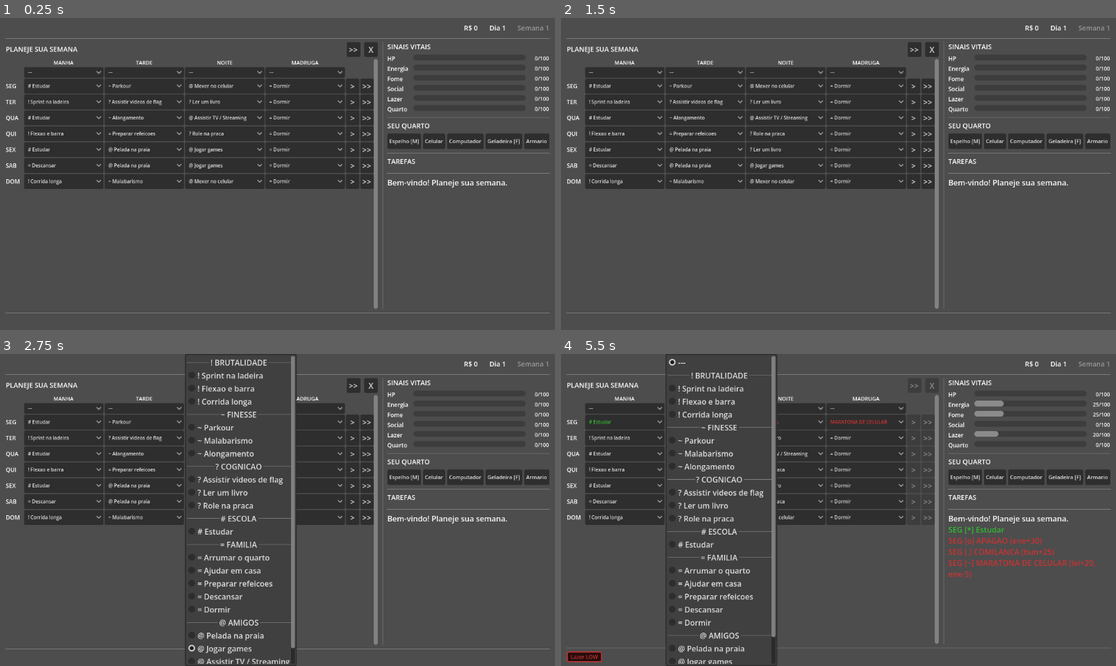
Above: before the commit, frames 1-4 (two rows, left to right).
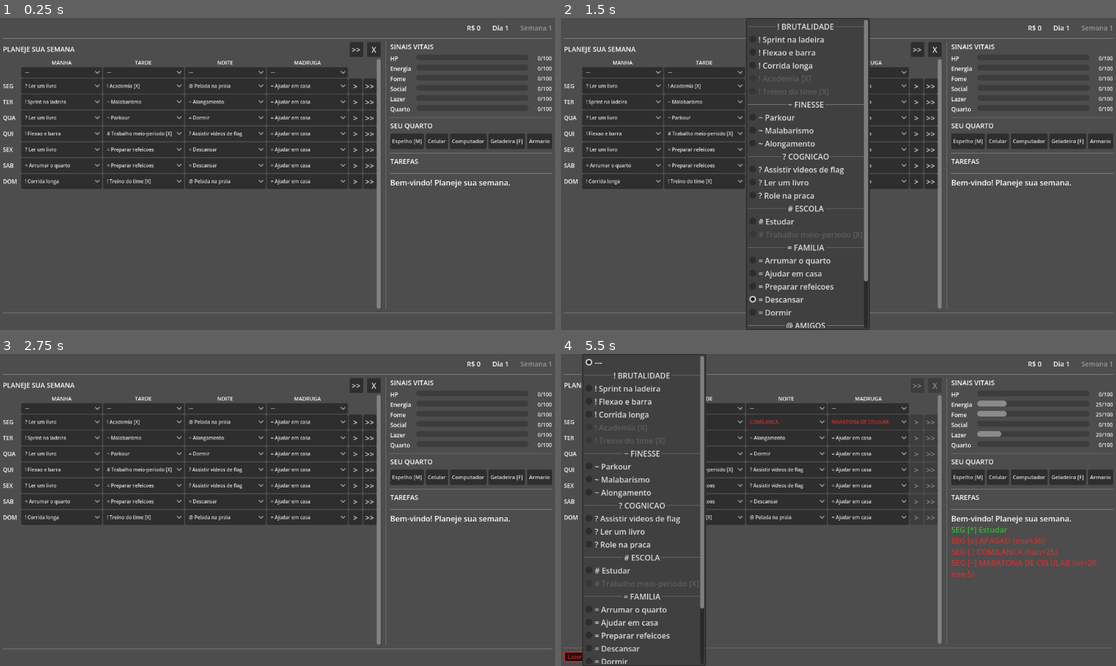
Above: after the commit, the same moments.

Repository: Slaxis/FlagFootballManager
Game: Godot game, scene res://game/modules/brasil_2026/ui/player_home/player_home.tscn
The game is run twice, just before and just after one commit, with the same random seed, the same clock (stepped at 60 frames per second) and the same inputs. This scene is started directly instead of the project's main scene.
Inputs (mouse positions are in pixels of both pictures, inside the frame that each line leads up to):
- Up to frame 1 (0.25 s): no input
- Up to frame 2 (1.5 s): click (783, 149) at 0.5 s, where only the run before the commit has a clickable "@ Jogar games"; click (783, 149) at 1.25 s, where only the run before the commit has a clickable "@ Jogar games"
- Up to frame 3 (2.75 s): click (222, 500) at 2 s, where only the run before the commit has a clickable "@ Jogar games"
- Up to frame 4 (5.5 s): click (783, 500) at 2.75 s, where only the run before the commit has a clickable "@ Jogar games"; click ">>" at 3.5 s; click "---" at 4.25 s; click "---" at 5 s

The runs differ from the first frame. In frame 1, 5.3% of the frame differs, in the area x 0-100%, y 2-95%; in frame 2, 8.2%; in frame 3, 8.5%; in frame 4, 11%, in the area x 0-100%, y 0-100%.

Commit message:
feat: activity lock/unlock system with requires field
Activities can now have a "requires" field checked at runtime:
- min_age / max_age: player age check
- has_item: inventory item check
- has_team: must be on a team
- week_range: [min, max] week window

Locked activities show [X] suffix, are disabled in dropdown, with
tooltip explaining the lock reason.

Added locked activities as examples:
- Part-time Job: requires min_age 16
- Gym: requires gym_membership item
- Team Practice: requires has_team

Co-Authored-By: Claude Opus 4.6 (1M context) <noreply@anthropic.com>

Diff:
--- a/game/defs/activity.gd
+++ b/game/defs/activity.gd
@@ -86,3 +86,33 @@
 
 func get_category(cat_id: String) -> Dictionary:
 	return _cat_index.get(cat_id.strip_edges().to_lower(), {})
+
+# Check if player meets activity requirements. Returns "" if ok, or reason string if locked.
+static func check_requires(act: Dictionary, session: Dictionary) -> String:
+	var req: Variant = act.get("requires", null)
+	if req == null or not req is Dictionary:
+		return ""
+	var r: Dictionary = req as Dictionary
+	if r.has("min_age"):
+		var age: int = int(session.get("player_age", 0))
+		if age < int(r["min_age"]):
+			return I18n.text({"pt": "Idade minima: " + str(r["min_age"]), "en": "Min age: " + str(r["min_age"])})
+	if r.has("max_age"):
+		var age: int = int(session.get("player_age", 99))
+		if age > int(r["max_age"]):
+			return I18n.text({"pt": "Idade maxima: " + str(r["max_age"]), "en": "Max age: " + str(r["max_age"])})
+	if r.has("has_item"):
+		var items: Array = session.get("inventory", [])
+		var needed: String = String(r["has_item"])
+		if not items.has(needed):
+			return I18n.text({"pt": "Requer: " + needed, "en": "Requires: " + needed})
+	if r.has("has_team"):
+		var team_id: String = String(session.get("team_id", ""))
+		if team_id == "":
+			return I18n.text({"pt": "Requer time", "en": "Requires a team"})
+	if r.has("week_range"):
+		var week: int = int(session.get("week", 1))
+		var wr: Array = r["week_range"]
+		if wr.size() >= 2 and (week < int(wr[0]) or week > int(wr[1])):
+			return I18n.text({"pt": "Semanas " + str(wr[0]) + "-" + str(wr[1]), "en": "Weeks " + str(wr[0]) + "-" + str(wr[1])})
+	return ""
--- a/game/defs/activity.json
+++ b/game/defs/activity.json
@@ -238,6 +238,42 @@
       "slot_modifiers": {"morning": 1.0, "afternoon": 1.0, "night": 1.0, "late_night": 1.0}
     },
     {
+      "id": "work_parttime",
+      "name": {"pt": "Trabalho meio-periodo", "en": "Part-time Job"},
+      "desc": {"pt": "Ganhar uma grana. Cansa mas paga as contas", "en": "Earn some cash. Tiring but pays the bills"},
+      "category": "school",
+      "requires": {"min_age": 16},
+      "slots": ["morning", "afternoon", "night", "late_night"],
+      "effects": {"energy": -20, "hunger": -10, "social": 5},
+      "money": 50,
+      "slot_modifiers": {"morning": 1.0, "afternoon": 1.0, "night": 0.8, "late_night": 0.3}
+    },
+    {
+      "id": "gym",
+      "name": {"pt": "Academia", "en": "Gym"},
+      "desc": {"pt": "Musculacao pesada, equipamentos profissionais", "en": "Heavy lifting, professional equipment"},
+      "category": "brutality",
+      "requires": {"has_item": "gym_membership"},
+      "slots": ["morning", "afternoon", "night", "late_night"],
+      "effects": {"energy": -22, "hunger": -15},
+      "slot_modifiers": {"morning": 1.2, "afternoon": 1.0, "night": 0.8, "late_night": 0.3},
+      "events": [
+        {"type": "positive", "chance": 0.2, "text": {"pt": "PR novo! Levantou mais do que nunca.", "en": "New PR! Lifted more than ever."}, "stat_bonus": {"strength": 3, "stamina": 1}, "effect": {"name": {"pt": "Bombeado+", "en": "Pumped+"}, "duration": 4, "category_bonus": {"brutality": 1.2}, "icon": "^"}},
+        {"type": "neutral", "chance": 0.6, "text": {"pt": "Treino completo. Musculos trabalhados.", "en": "Full workout. Muscles worked."}, "stat_bonus": {"strength": 2}},
+        {"type": "negative", "chance": 0.2, "text": {"pt": "Errou a forma com peso pesado.", "en": "Bad form with heavy weight."}, "stat_bonus": {}, "vital_bonus": {"hp": -10, "energy": -10}}
+      ]
+    },
+    {
+      "id": "team_practice",
+      "name": {"pt": "Treino do time", "en": "Team Practice"},
+      "desc": {"pt": "Treino oficial com o time", "en": "Official team practice"},
+      "category": "brutality",
+      "requires": {"has_team": true},
+      "slots": ["morning", "afternoon", "night", "late_night"],
+      "effects": {"energy": -25, "hunger": -15, "social": 10},
+      "slot_modifiers": {"morning": 1.0, "afternoon": 1.2, "night": 0.8, "late_night": 0.3}
+    },
+    {
       "id": "_recover_hp",
       "name": {"pt": "LESAO", "en": "INJURY"},
       "desc": {"pt": "Seu corpo nao aguentou. Precisou parar.", "en": "Your body broke down. Had to stop."},
--- a/game/modules/brasil_2026/ui/player_home/player_home.gd
+++ b/game/modules/brasil_2026/ui/player_home/player_home.gd
@@ -314,7 +314,15 @@
 			var act: Dictionary = entry["activity"]
 			var cat: Dictionary = _activity_def.get_category(String(act.get("category", "")))
 			var icon: String = String(cat.get("icon", " "))
-			select.add_item(icon + " " + I18n.text(act.get("name", "?")))
+			var lock_reason: String = ActivityDef.check_requires(act, The.session)
+			var item_text: String = icon + " " + I18n.text(act.get("name", "?"))
+			if lock_reason != "":
+				item_text += " [X]"
+			select.add_item(item_text)
+			if lock_reason != "":
+				var idx: int = select.item_count - 1
+				select.set_item_disabled(idx, true)
+				select.set_item_tooltip(idx, lock_reason)
 
 func _select_index_to_activity(key: String, display_index: int) -> Dictionary:
 	# Map OptionButton index (which includes separators) to activity
Not shown, changed: TODO.md
